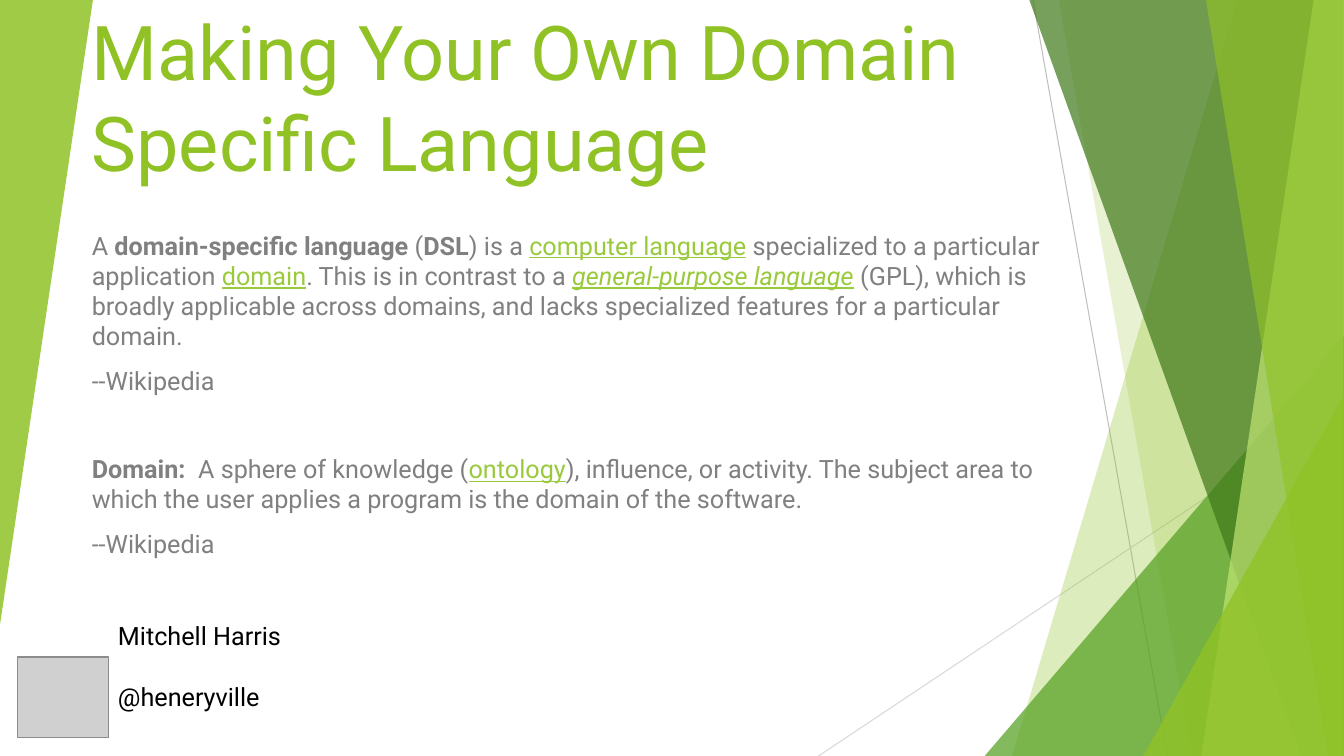
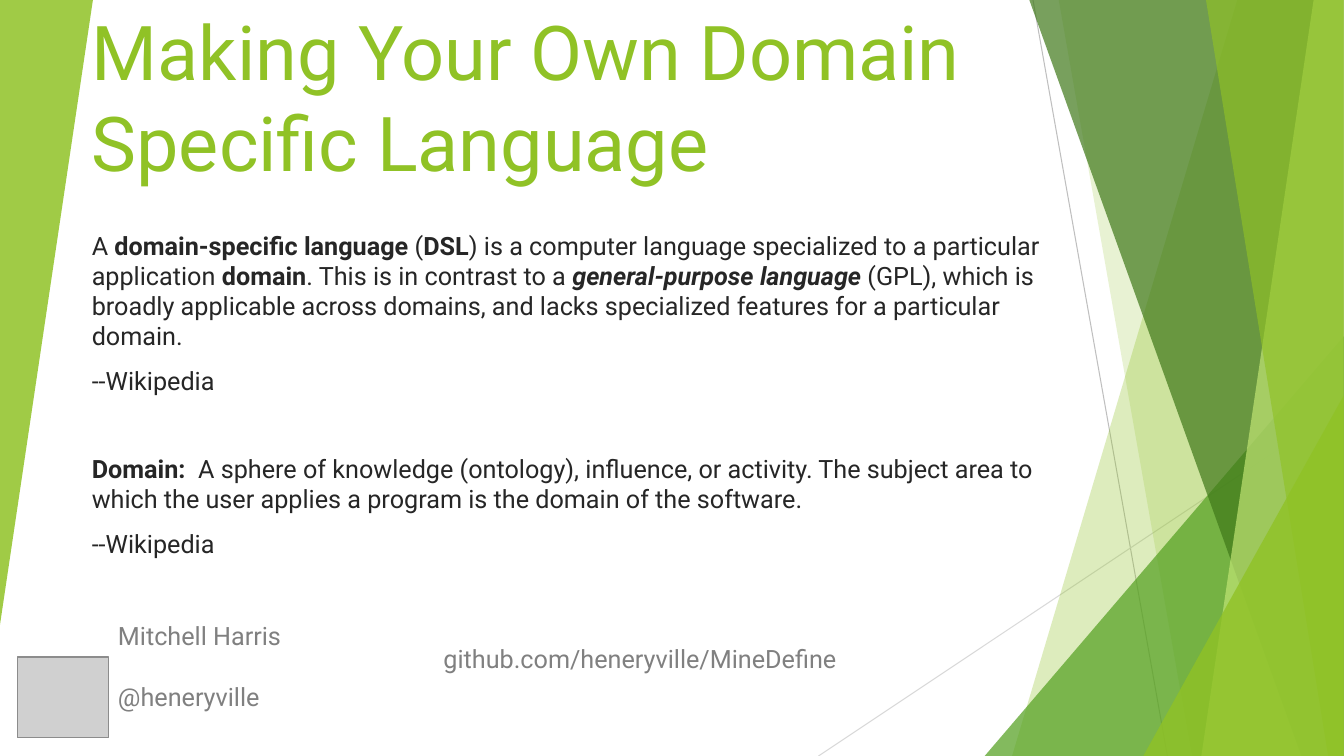
Before and after one commit to heneryville/MineDefine, a slide deck: slide 1 of docs/Making Your Own Domain Specific Language.pptx. Drawn at 1344x756 pixels with LibreOffice and Linux fonts; fonts in the diff are those of the drawing; grey boxes stand for pictures. Boxes give left, top, right and bottom in pixels: in the first picture for what was removed or moved away, otherwise in the second. Text is boxed around its words. In the diff, an @@ line names an element or a change of style, - is before the commit and + after.

```diff
--- a/docs/Making Your Own Domain Specific Language.pptx
+++ b/docs/Making Your Own Domain Specific Language.pptx
@@ subtitle "A domain-specific language (DSL) is ..." at bbox=[92, 235, 1040, 558]: text colour #808080 to #262626 in "A domain-specific language (DSL) is a specialized ...", "--Wikipedia", "Domain: A sphere of knowledge (ontology), influence, ...", "--Wikipedia"; text colour #99CA3C to #262626, underline off in "computer language domain. general-purpose language", "(ontology),"; bold on in "domain. general-purpose language" @@
@@ text "Mitchell Harris" at bbox=[118, 626, 281, 712]: text colour #000000 to #808080 @@
@@ text added at bbox=[443, 649, 836, 674], 18 pt, text #808080 @@
+github.com/heneryville/MineDefine
```
Also in this commit, not shown: 3 other slides changed, 6 slides added, 12 other files.
